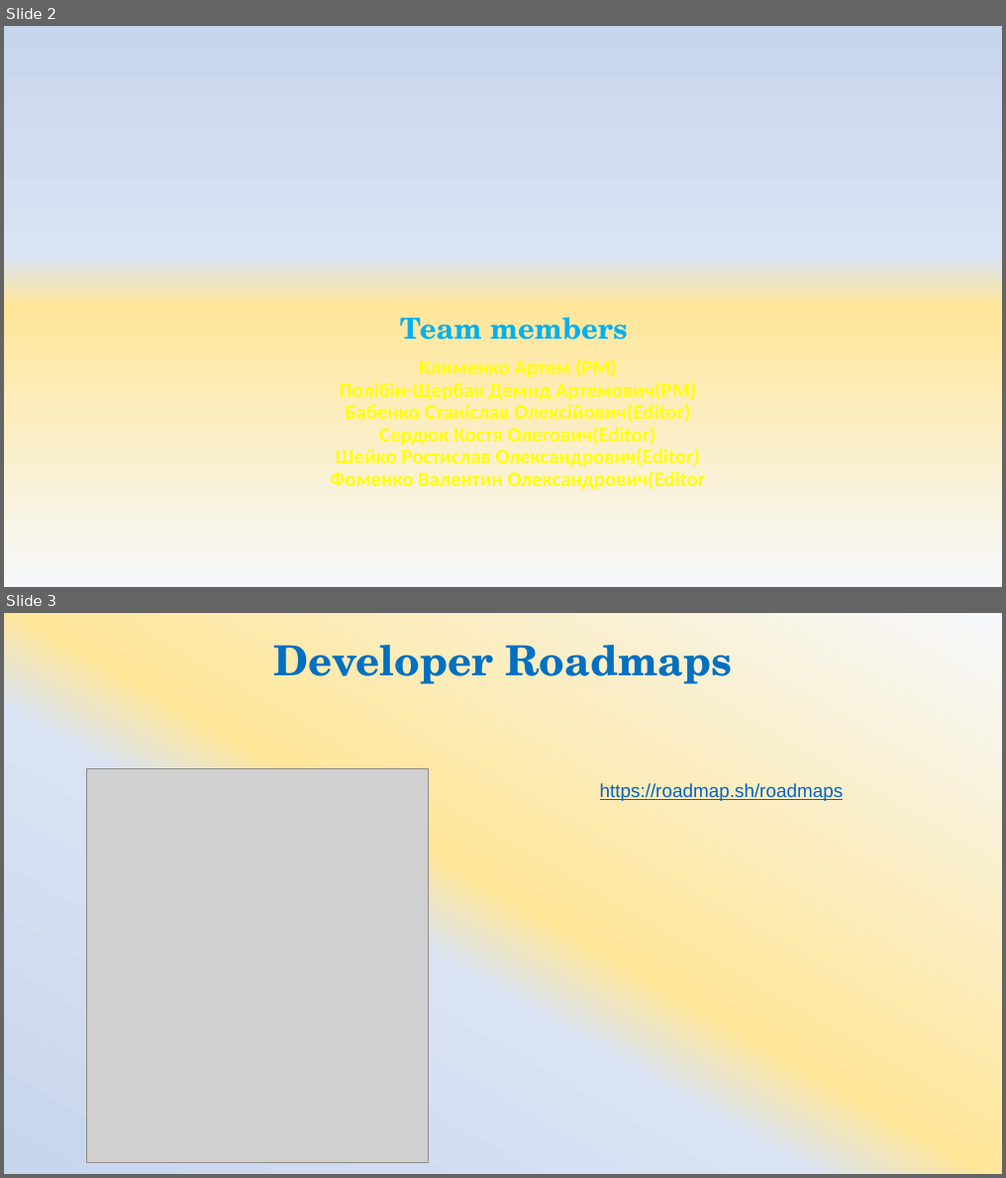
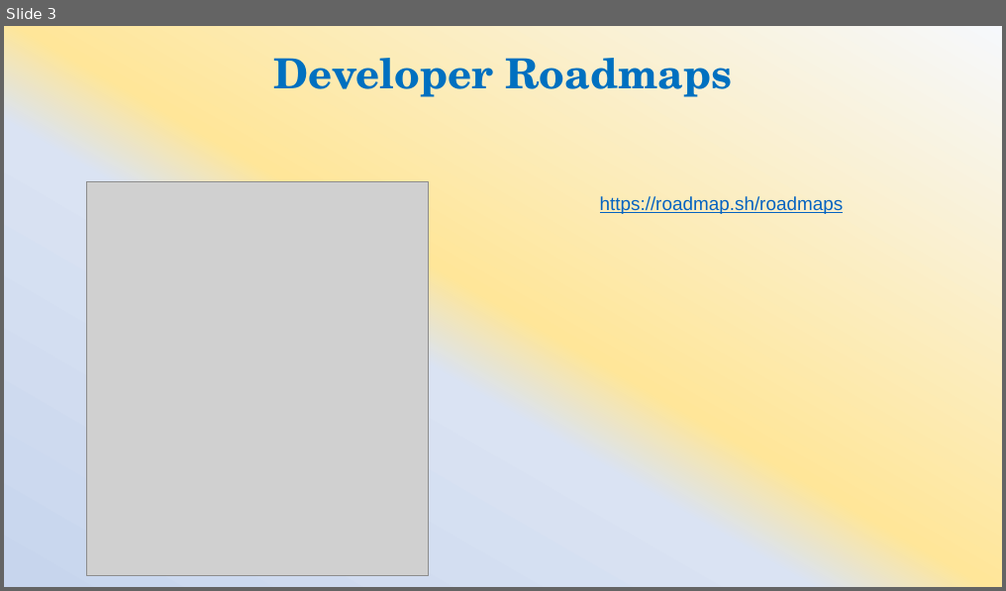
Before and after one commit to ArtemKlym/git_presentation, a slide deck: Git_1 part.pptx. Shown one above the other, each under a label of ours: slides 2 and 3 before the commit, slide 3 after it. The pictures are 1006x1178 and 1006x591 pixels, drawn with LibreOffice and Linux fonts; fonts in the diff are those of the drawing; grey boxes stand for pictures. Boxes give left, top, right and bottom in pixels: in the first picture for what was removed or moved away, otherwise in the second. Text is boxed around its words. In the diff, an @@ line names an element or a change of style, - is before the commit and + after.

```diff
--- a/Git_1 part.pptx
+++ b/Git_1 part.pptx
@@ slide 2 removed at box(4, 26, 1002, 587), background gradient #F6F8FC to #FFE699 to #DAE3F3 to #C7D5ED @@
@@ title removed at box(331, 317, 706, 490) @@
-Team members
-Клименко Артем (PM)
-Полібін-Щербак Демид Артемович(PM)
-Бабенко Станіслав Олексійович(Editor)
-Сердюк Костя Олегович(Editor)
-Шейко Ростислав Олександрович(Editor)
-Фоменко Валентин Олександрович(Editor
```
Also in this commit, not shown: 2 slides changed, 3 slides added.
